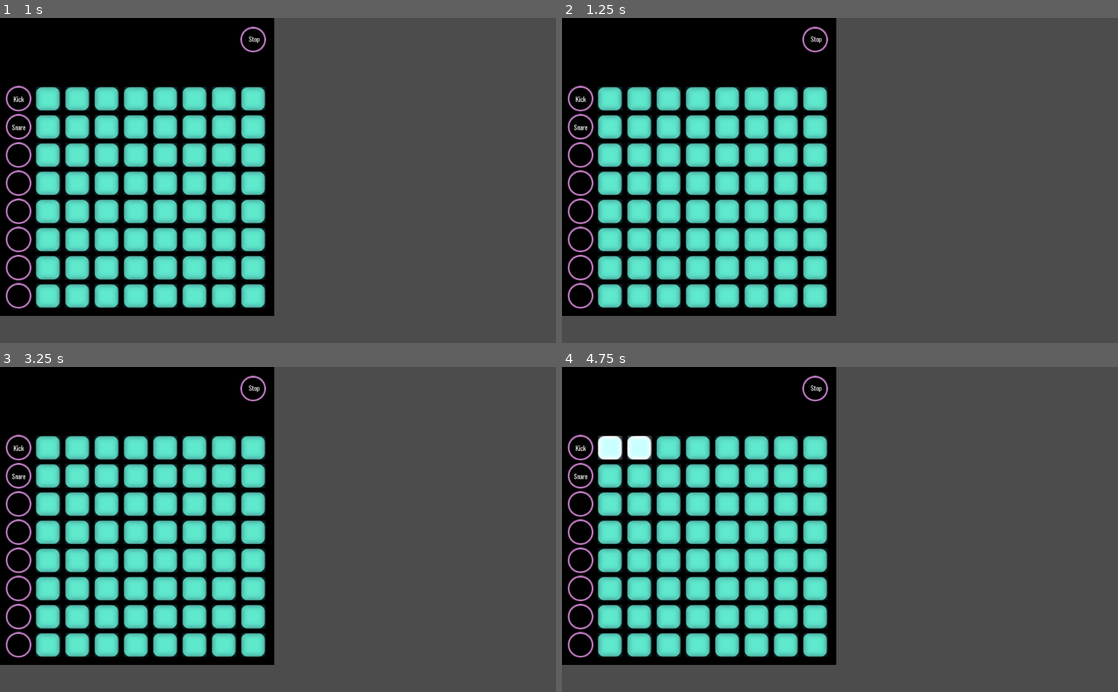
Above: before the commit, frames 1-4 (two rows, left to right).
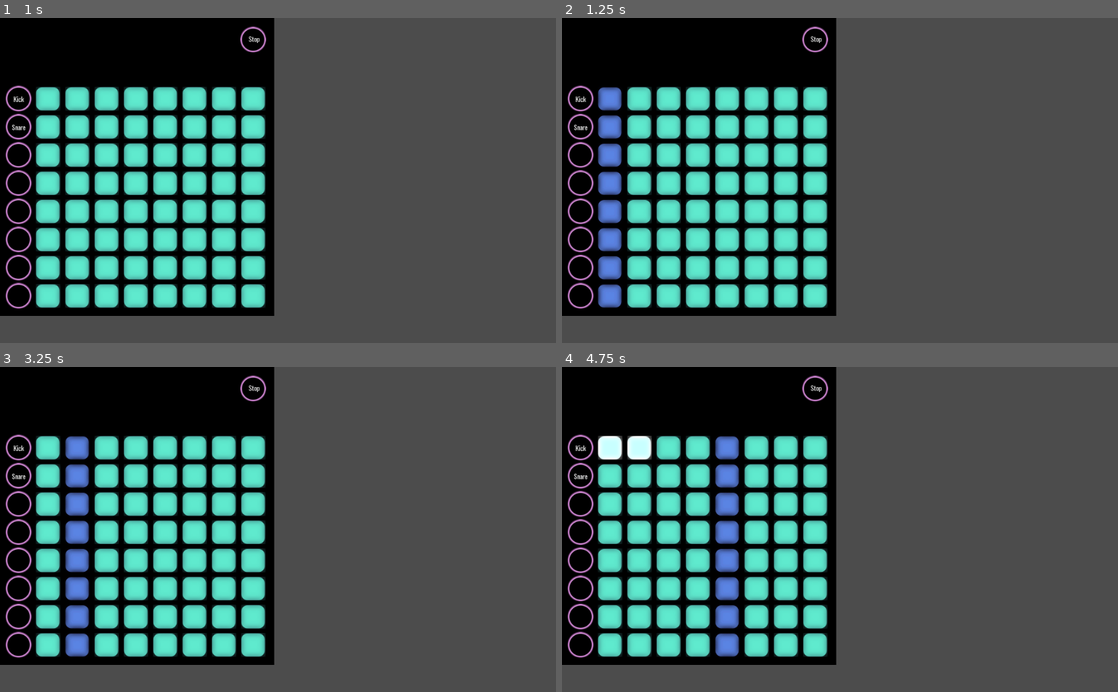
Above: after the commit, the same moments.

Repository: mdructor/beat_hacker
Game: Godot game, scene res://Assets/Scenes/Sequencer.tscn
Two runs of this game, one before a commit and one after it. Both use one fixed random seed, a clock stepped at 60 frames per second and the inputs below.
Inputs (mouse positions are in pixels of both pictures, inside the frame that each line leads up to):
- Up to frame 1 (1 s): click "Play" at 0.5 s
- Up to frame 2 (1.25 s): no input
- Up to frame 3 (3.25 s): click "Stop" at 1.25 s; click "Play" at 2 s; click "Kick" at 2.75 s
- Up to frame 4 (4.75 s): click (612, 448) at 3.5 s; click (639, 448) at 4.27 s

Frame 1 is identical in both runs. In frame 2, 2.6% of the frame differs, in the area x 6-11%, y 21-90%; in frame 3, 2.5%; in frame 4, 2.6%.

Commit message:
Added sequencer functionality

Diff:
--- a/Assets/Scenes/SequenceButton.gd
+++ b/Assets/Scenes/SequenceButton.gd
@@ -29,11 +29,17 @@
 
 	_isChecked = !_isChecked
 
-func set_state(var state):
+func set_state(state):
 	_isEnabled = state
 
-func _light_up():
-	if (_isChecked):
-		texture_normal = _redSquare
+func _light_up(flag):
+	if (flag):
+		if (_isChecked):
+			texture_normal = _redSquare
+		else:
+			texture_normal = _darkBlueSquare
 	else:
-		texture_normal = _darkBlueSquare
+		if (_isChecked):
+			texture_normal = _blueSquareDown
+		else:
+			texture_normal = _blueSquare
--- a/Assets/Scripts/Sequencer.gd
+++ b/Assets/Scripts/Sequencer.gd
@@ -1,9 +1,10 @@
 extends ColorRect
 
-var _BPM = 100
+var _BPM = 120
 var _volume = 100
 var _isPlaying = false
 var _timer = false
+var _tickCount = 0
 
 var _sampleButtons = []
 var _sequenceButtons = []
@@ -42,10 +43,15 @@
 		_timer.stop()
 		remove_child(_timer)
 		find_node("PlayButton").find_node("PlayLabel").set_text("Play")
+
+		for i in range(8):
+			for j in range(8):
+				_sequenceButtons[i][j]._light_up(false)
+		_tickCount = 0
 	else:
 		_timer = Timer.new()
 		var bps = _BPM * 1.0 / 60.0
-		var tick_rate = bps / 2.0
+		var tick_rate = bps / 4.0
 		_timer.connect("timeout", self, "_on_play_tick")
 		_timer.set_one_shot(false)
 		_timer
@@ -55,4 +61,18 @@
 	_isPlaying = !_isPlaying
 
 func _on_play_tick():
-	pass
+	for i in range(8):
+		_sequenceButtons[i][_tickCount]._light_up(true)
+
+		if _tickCount == 0:
+			_sequenceButtons[i][7]._light_up(false)
+		else:
+			_sequenceButtons[i][_tickCount-1]._light_up(false)
+
+		if _sequenceButtons[i][_tickCount]._isChecked:
+			_sampleButtons[i]._on_SampleButton_pressed()
+
+	if (_tickCount == 7):
+		_tickCount = 0
+	else:
+		_tickCount += 1
